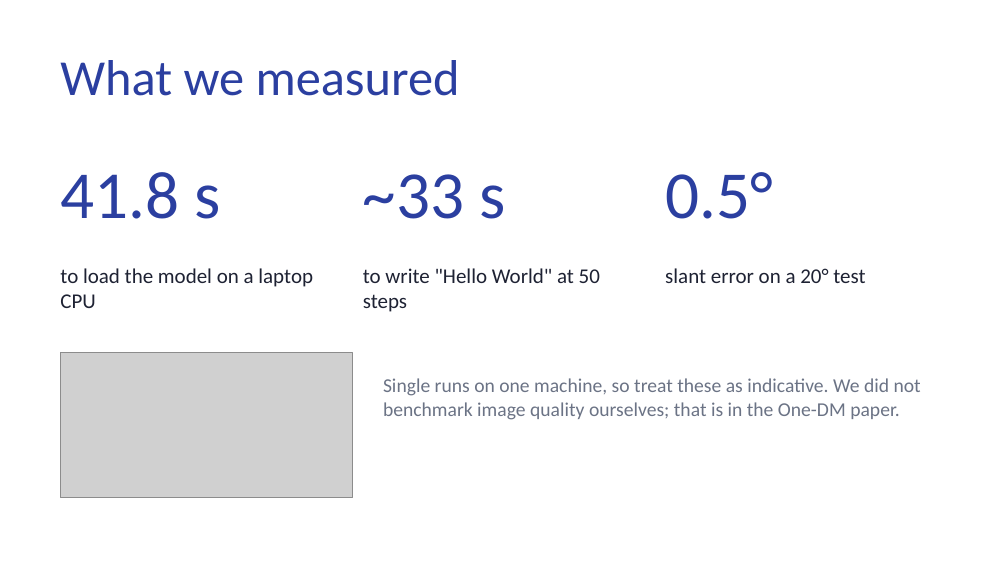
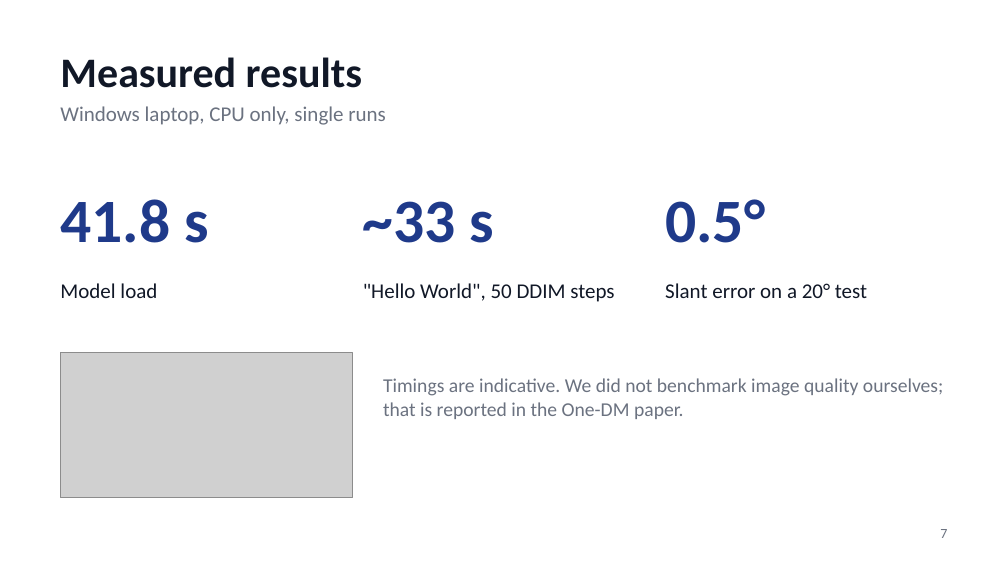
Before and after one commit to choudharyyuvraj/SYNGEN, a slide deck: slide 7 of docs/Ink2Learn_Presentation.pptx. Drawn at 1008x567 pixels with LibreOffice and Linux fonts; fonts in the diff are those of the drawing; grey boxes stand for pictures; background and template pictures are left out. Boxes give left, top, right and bottom in pixels: in the first picture for what was removed or moved away, otherwise in the second. Text is boxed around its words. In the diff, an @@ line names an element or a change of style, - is before the commit and + after.

```diff
--- a/docs/Ink2Learn_Presentation.pptx
+++ b/docs/Ink2Learn_Presentation.pptx
@@ text at <box>60,57,362,88</box>: text changed; size 36 to 30 pt; text colour #2B3FA0 to #111827; bold on @@
-What we measured
+Measured results
@@ text added at <box>60,106,386,125</box>, 15 pt, text #6B7280 @@
+Windows laptop, CPU only, single runs
@@ text "41.8 s": place and size @@
-text "41.8 s" at <box>60,172,221,219</box>
+text "41.8 s" at <box>60,199,209,243</box>
@@ text "~33 s": place and size @@
-text "~33 s" at <box>363,174,505,219</box>
+text "~33 s" at <box>363,201,495,243</box>
@@ size 48 to 44 pt, text colour #2B3FA0 to #1F3A8A, bold on in 3 elements at <box>363,201,495,243</box>, <box>60,199,209,243</box>, <box>665,199,765,243</box> @@
@@ text "0.5°": place and size @@
-text "0.5°" at <box>665,172,773,219</box>
+text "0.5°" at <box>665,199,765,243</box>
@@ text removed at <box>60,268,313,308</box> @@
-to load the model on a laptop CPU
@@ text added at <box>60,283,157,298</box>, 15 pt, text #111827 @@
+Model load
@@ text at <box>363,283,614,302</box>: text changed; text colour #1E2233 to #111827 @@
-to write "Hello World" at 50 steps
+"Hello World", 50 DDIM steps
@@ text at <box>665,283,867,298</box>: text changed; text colour #1E2233 to #111827 @@
-slant error on a 20° test
+Slant error on a 20° test
@@ text at <box>383,378,943,419</box>: text changed; text colour #6B7385 to #6B7280 @@
-Single runs on one machine, so treat these as indicative. We did not benchmark image quality ourselves; that is in the One-DM paper.
+Timings are indicative. We did not benchmark image quality ourselves; that is reported in the One-DM paper.
@@ text added at <box>940,529,947,538</box>, 10 pt, text #6B7280 @@
+7
```
Also in this commit, not shown: 7 other slides changed, 1 slide added, 1 slide removed.
